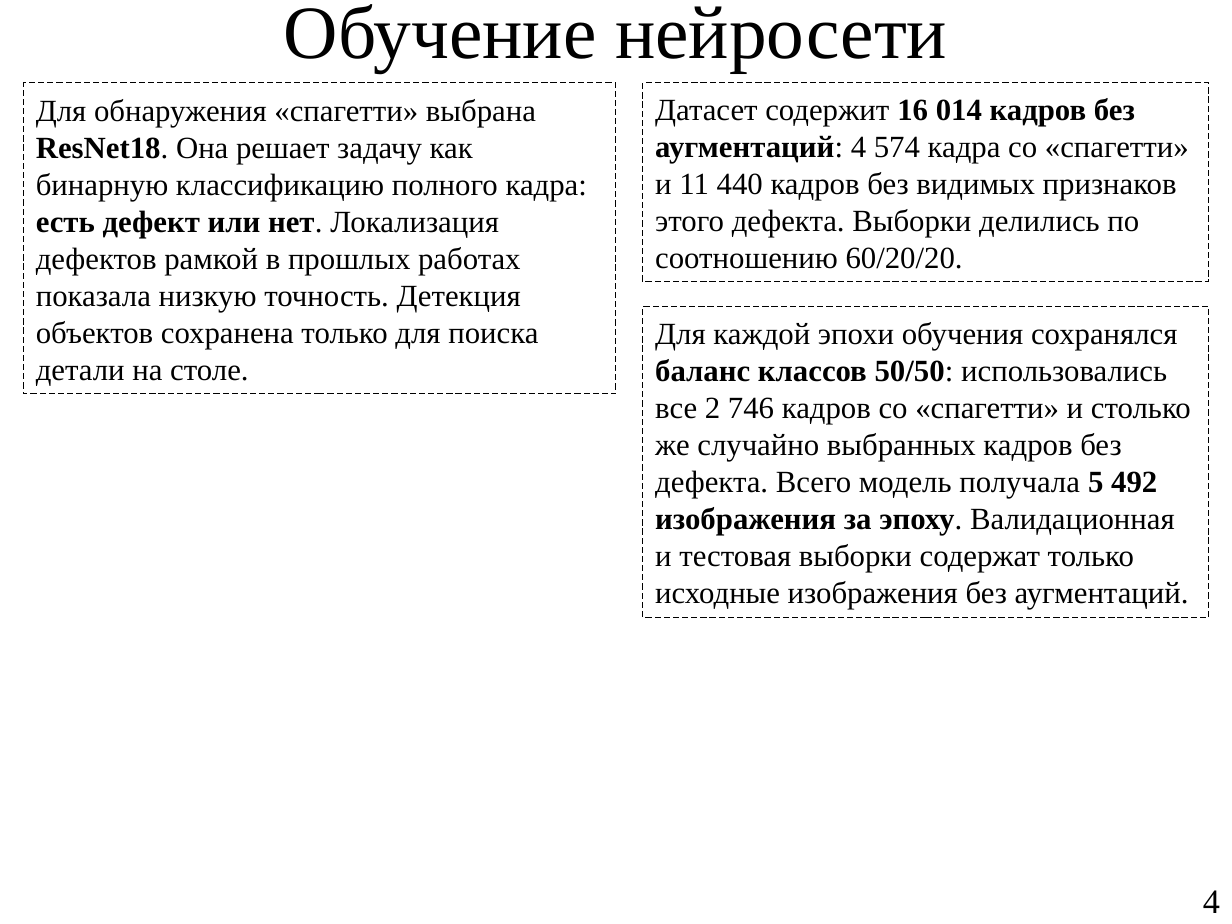
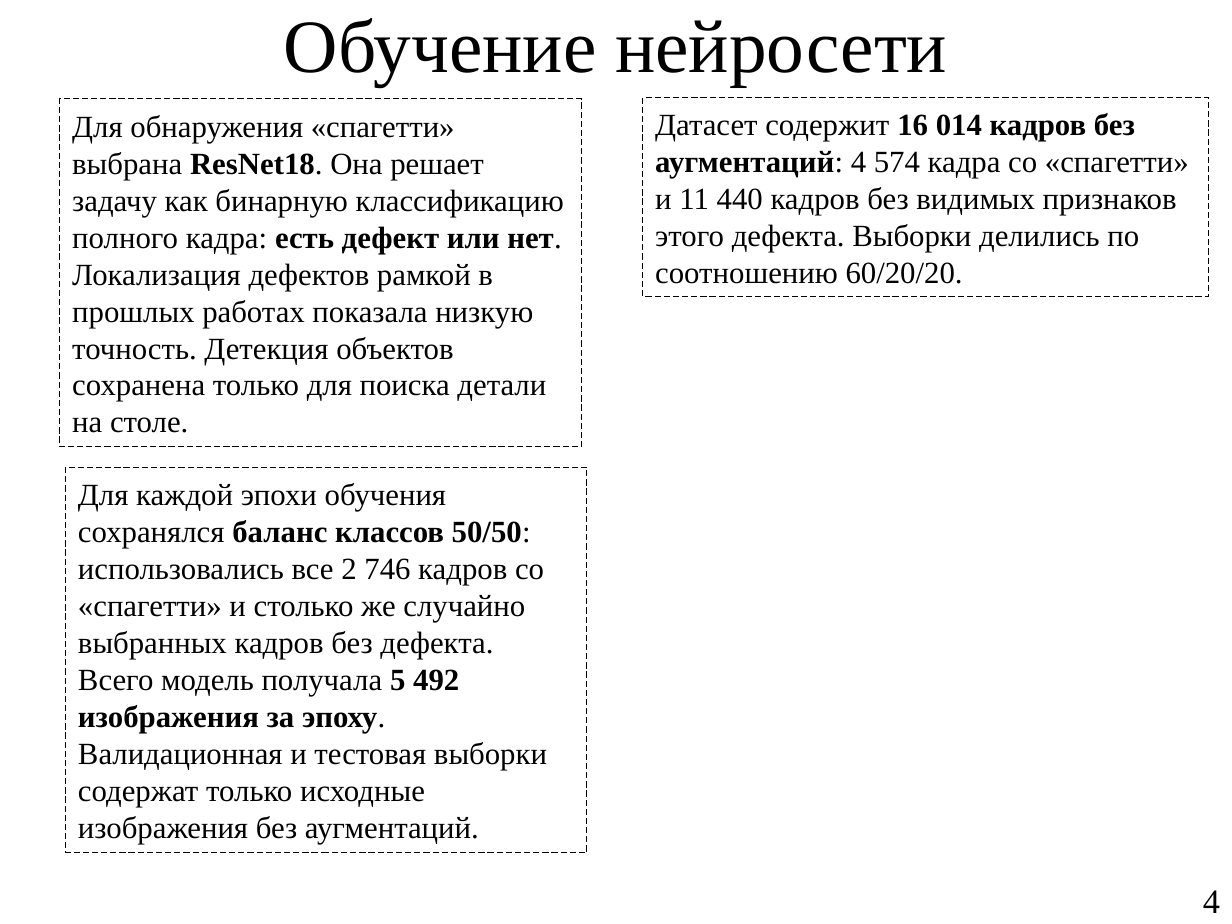
Before and after one commit to Yawllen/Nir2, a slide deck: slide 4 of presentation/NIR2_slide01_v2.pptx. Drawn at 1232x924 pixels with LibreOffice and Linux fonts; fonts in the diff are those of the drawing. Boxes give left, top, right and bottom in pixels: in the first picture for what was removed or moved away, otherwise in the second. Text is boxed around its words. In the diff, an @@ line names an element or a change of style, - is before the commit and + after.

```diff
--- a/presentation/NIR2_slide01_v2.pptx
+++ b/presentation/NIR2_slide01_v2.pptx
@@ title "Обучение нейросети": place and size @@
-title "Обучение нейросети" at (284, 4, 947, 72)
+title "Обучение нейросети" at (284, 18, 947, 86)
@@ rectangle "Для обнаружения «спагетти» выбрана ResNet18. ...": place and size @@
-rectangle "Для обнаружения «спагетти» выбрана ResNet18. ..." at (23, 83, 616, 393)
+rectangle "Для обнаружения «спагетти» выбрана ResNet18. ..." at (60, 99, 582, 447)
@@ rectangle "Датасет содержит 16 014 кадров ...": place and size @@
-rectangle "Датасет содержит 16 014 кадров ..." at (643, 83, 1209, 282)
+rectangle "Датасет содержит 16 014 кадров ..." at (643, 97, 1209, 297)
@@ rectangle "Для каждой эпохи обучения сохранялся ...": place and size @@
-rectangle "Для каждой эпохи обучения сохранялся ..." at (643, 307, 1209, 617)
+rectangle "Для каждой эпохи обучения сохранялся ..." at (65, 467, 586, 853)
```
Also in this commit, not shown: 1 slide added, 8 other files.
